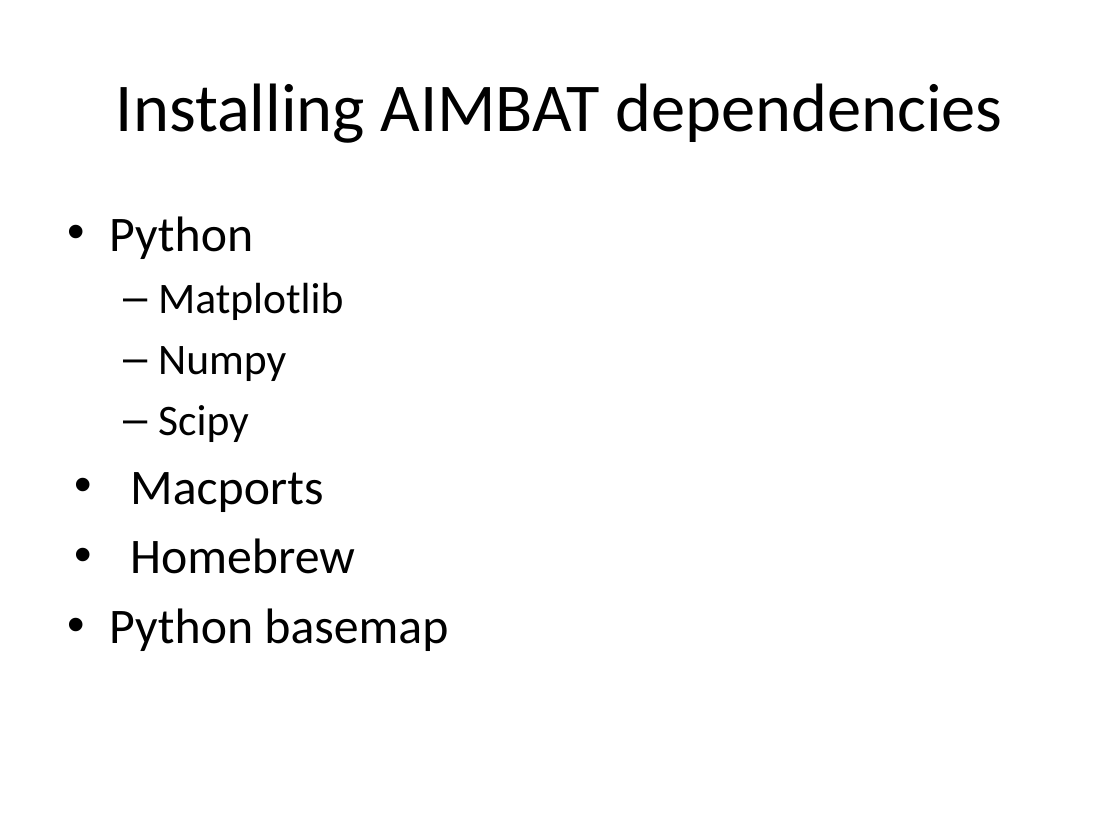
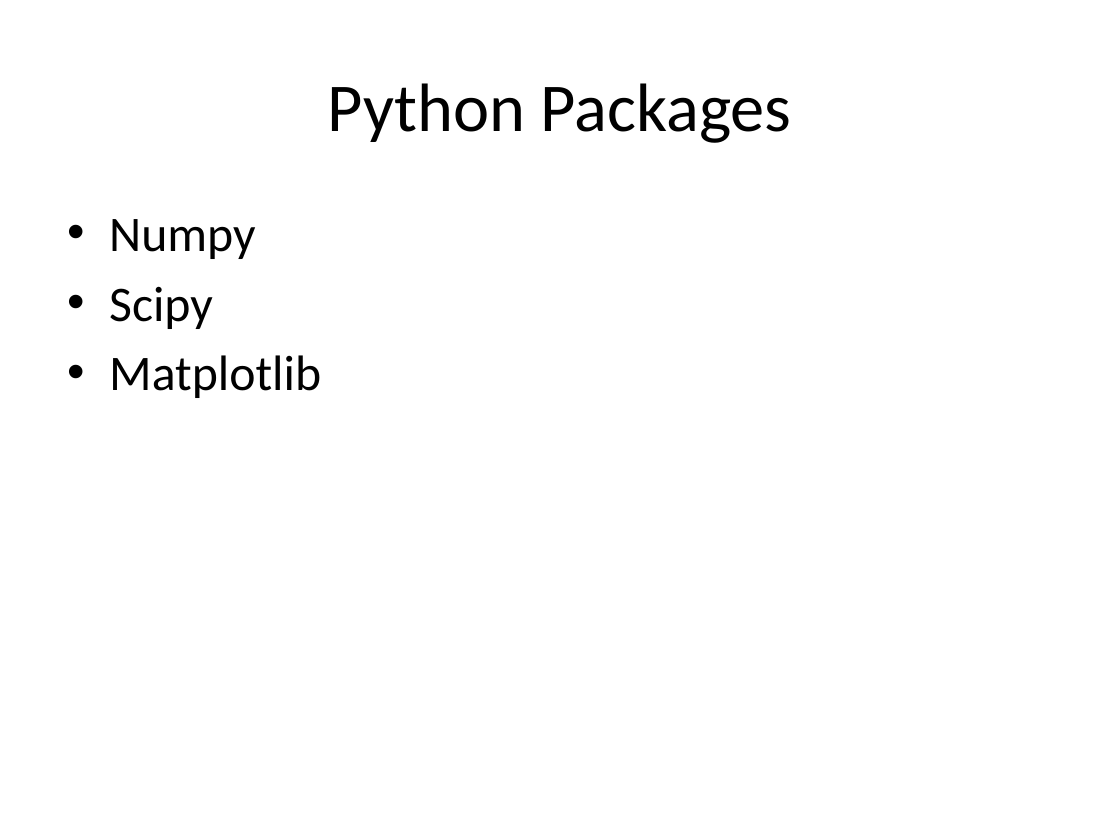
Before and after one commit to lkloh/USArray, a slide deck: slide 11 of AIMBAT/AIMBAT.pptx (slide 3 before the commit). Drawn at 1120x840 pixels with LibreOffice and Linux fonts; fonts in the diff are those of the drawing. Boxes give left, top, right and bottom in pixels: in the first picture for what was removed or moved away, otherwise in the second. Text is boxed around its words. In the diff, an @@ line names an element or a change of style, - is before the commit and + after.

```diff
--- a/AIMBAT/AIMBAT.pptx
+++ b/AIMBAT/AIMBAT.pptx
@@ title at (x1=328, y1=83, x2=792, y2=143): text changed @@
-Installing AIMBAT dependencies
+Python Packages
@@ text at (x1=109, y1=216, x2=343, y2=320): paragraphs removed @@
-• Python
-  – Matplotlib
@@ text at (x1=109, y1=219, x2=255, y2=329): size 28 to 32 pt in "Numpy", "Scipy"; bullet – to •; list level 2 to 1 in "Numpy"; list level 2 to 1 in "Scipy" @@
@@ text at (x1=109, y1=355, x2=321, y2=398): text changed @@
-• Macports
-• Homebrew
-• Python basemap
+• Matplotlib
```
Also in this commit, not shown: 4 other slides changed, 27 slides added, 1 slide removed, 1 other file.
